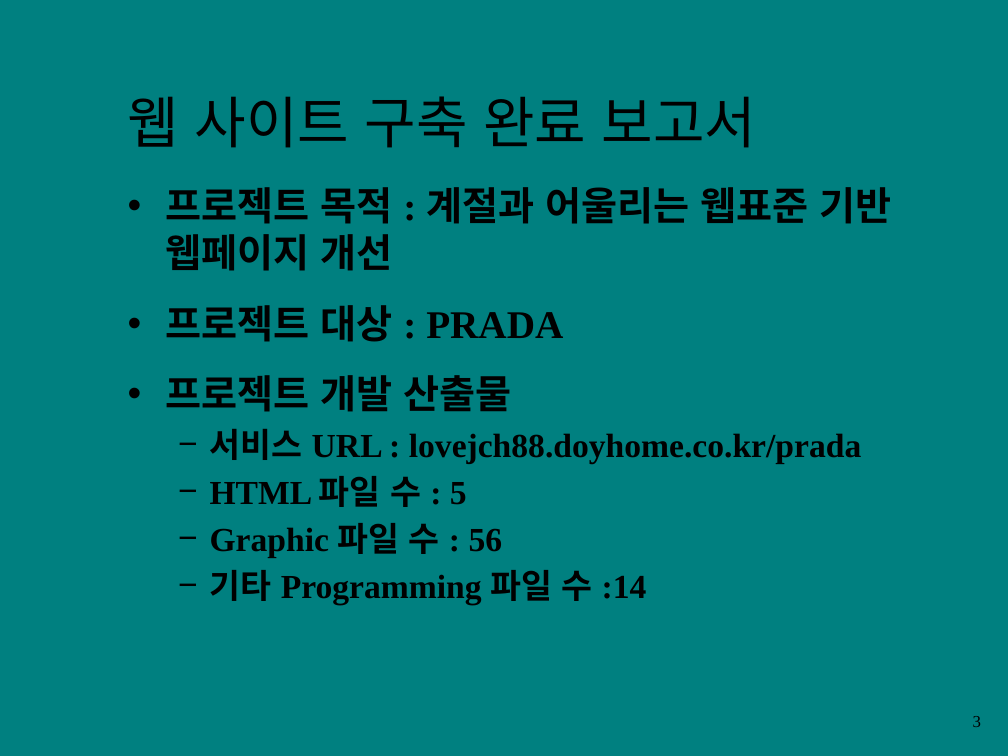
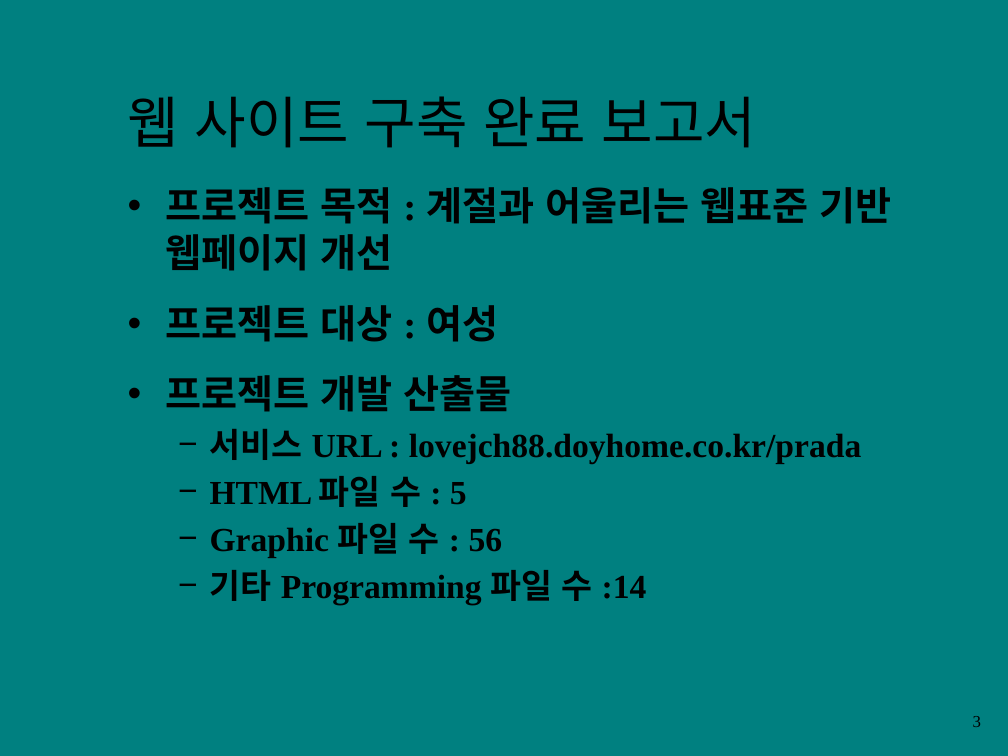
Before and after one commit to Chun-Ja/prada, a slide deck: slide 3 of 프로젝트 완료 결과 보고서.pptx. Drawn at 1008x756 pixels with LibreOffice and Linux fonts; fonts in the diff are those of the drawing; background and template pictures are left out. Boxes give left, top, right and bottom in pixels: in the first picture for what was removed or moved away, otherwise in the second. Text is boxed around its words. In the diff, an @@ line names an element or a change of style, - is before the commit and + after.

```diff
--- a/프로젝트 완료 결과 보고서.pptx
+++ b/프로젝트 완료 결과 보고서.pptx
@@ text at <box>165,305,498,342</box>: text changed @@
-• 프로젝트 대상 : PRADA
+• 프로젝트 대상 : 여성
```
